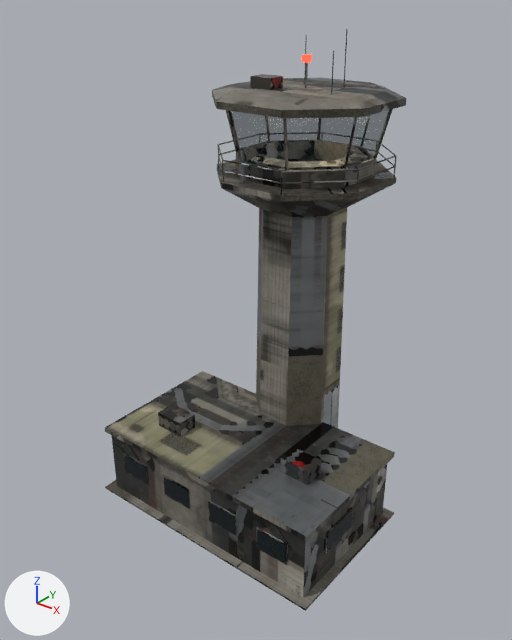
The glTF model game/assets/military/base_control_tower.glb: old version first, new version second.
The view is the same before and after, from a 50 mm lens placed at (21.5, -28.4, 28.4), pointed at (-0.3, -1.1, 11.4). The axes (+X, +Y, +Z) are drawn at lower left. The lights are the same throughout. The first picture is the older version. Objects named as collision shapes, trigger or cutter boxes, shadow casters or lower levels of detail are left out. Vertices at exactly the same position are counted once.

Names of what the first picture shows: 'lod0'.
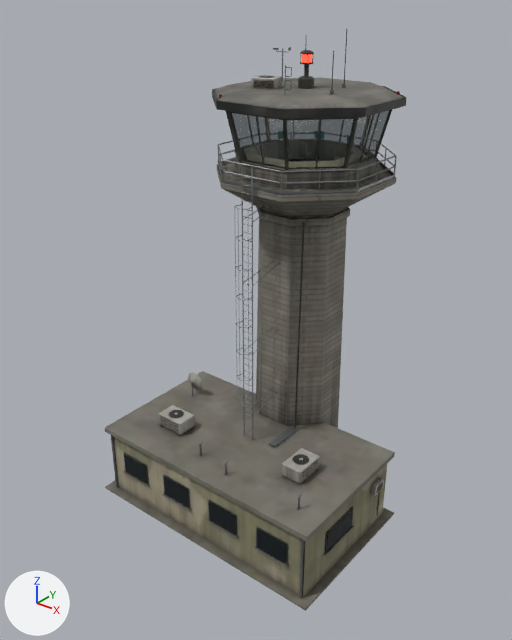
Where the change shows, as pixel boxes [x1, y1, x2, y2] in the pictures (512 x 640 px; the box of a moved part takes in the faces that stretch with it):
'lod0', reshaped: before [105, 29, 406, 611]; after [105, 29, 407, 611]
part 1 of me_lod0, added: after [169, 410, 184, 418]
part 2 of me_lod0, moved or reshaped (not visible afterwards): before [280, 448, 321, 485]
part 3 of me_lod0, moved or reshaped (not visible afterwards): before [250, 74, 283, 90]
part 4 of me_lod0, added: after [293, 454, 309, 464]
part 5 of me_lod0, added: after [241, 165, 245, 436]
part 6 of me_lod0, added: after [252, 167, 253, 440]
part 7 of me_lod0, built on: before [158, 54, 393, 436]; after [111, 47, 406, 599]
part 8 of me_lod0, surface changed: [105, 47, 406, 611] in both

The edits, one by one:
me_lod0 is used by ob_lod0; location (0.0, 0.0, 0.0).
me_lod0 had 642 vertices, 1038 faces and spanned x -7.5..7.5, y -7.0..7.2, z 0.0..26.0.
me_lod0 now has 2579 vertices, 4268 faces and spans x -7.5..7.5, y -7.0..7.2, z 0.0..26.0.
me_lod0 part 1: a new loose piece, a 10-sided cylinder along z spanning x -4.411..-3.589, y -4.432..-3.568, z 5.31..5.34, in mat_atlas.
me_lod0 part 2: the loose piece of 8 vertices spanning x 3.3..5.1, y -3.6..-2.4, z 4.5..5.3 is scaled about its middle by (0.8, 0.0217, 0.0337), then moved by (-8.2, -1.6, -0.2).
me_lod0 part 3: the loose piece of 8 vertices spanning x -2.2..-1.0, y 0.8..1.8, z 23.1..23.8 is scaled about its middle by (1.11, 0.026, 0.0433), then moved by (-2.4, -5.9, -18.6).
me_lod0 part 4: a new loose piece, a 10-sided cylinder along z spanning x 3.768..4.632, y -3.411..-2.589, z 5.31..5.34, in mat_atlas.
me_lod0 part 5: the loose piece of 8 vertices spanning x -1.9..-1.8, y -2.0..-1.9, z 19.0..20.1 is copied, and the copy is scaled about its middle by (0.875, 0.875, 14.3), then moved by (1.5, -0.3, -7.3); it spans x -0.4..-0.3, y -2.3..-2.2, z 4.4..20.1.
me_lod0 part 6: the loose piece of 8 vertices spanning x 1.8..1.9, y -2.0..-1.9, z 19.0..20.1 is copied, and the copy is scaled about its middle by (0.875, 0.875, 14.3), then moved by (-1.5, -0.3, -7.3); it spans x 0.3..0.4, y -2.3..-2.2, z 4.4..20.1.
me_lod0 part 7: 46 vertices moved within x -4.9..4.0, y -4.6..6.5, z 4.5..24.5; 38 vertices removed from x -4.0..4.0, y -1.5..6.5, z 19.9..24.8; 1673 vertices added at x -7.2..7.3, y -6.7..7.1, z 0.0..25.0.
me_lod0 part 8: 687 kept faces spanning x -7.5..7.5, y -7.0..7.2, z 0.0..26.0 get new texture (UV) coordinates.
Other edits to the shape of me_lod0 do not show in these pictures.
